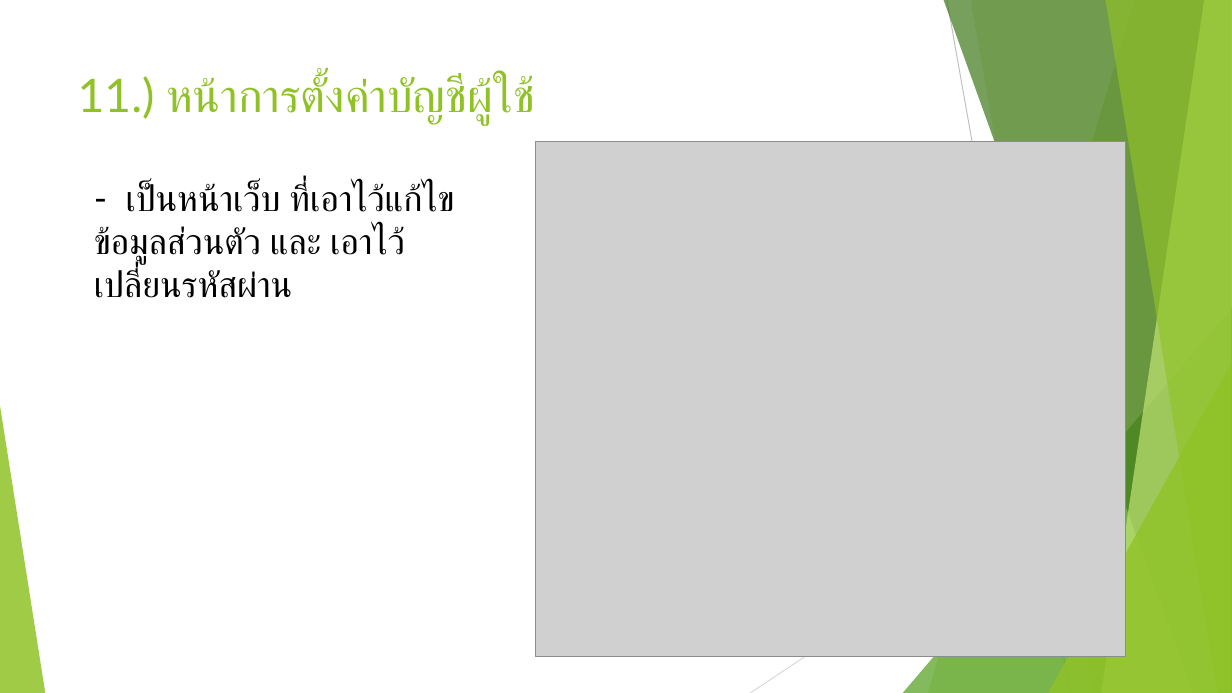
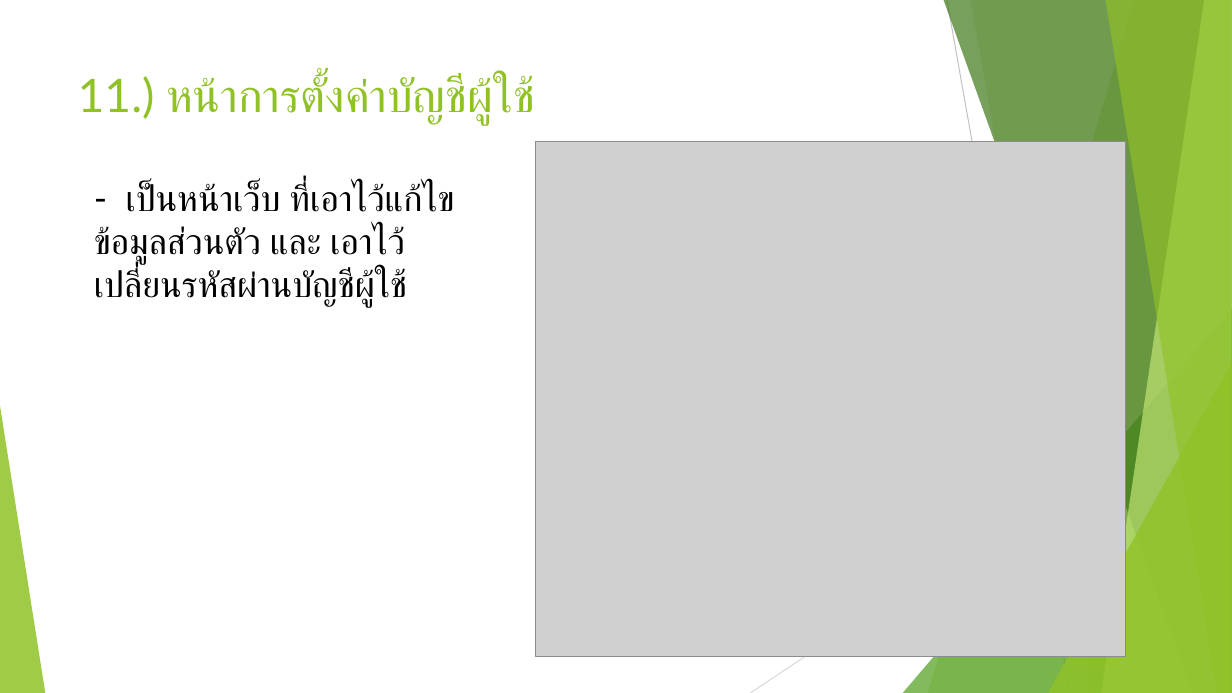
Before and after one commit to docxed/gracenotes, a slide deck: slide 15 of report/Database Present.pptx. Drawn at 1232x693 pixels with LibreOffice and Linux fonts; fonts in the diff are those of the drawing; grey boxes stand for pictures. Boxes give left, top, right and bottom in pixels: in the first picture for what was removed or moved away, otherwise in the second. Text is boxed around its words. In the diff, an @@ line names an element or a change of style, - is before the commit and + after.

```diff
--- a/report/Database Present.pptx
+++ b/report/Database Present.pptx
@@ text at [94, 183, 454, 307]: text changed @@
-- เป็นหน้าเว็บ ที่เอาไว้แก้ไขข้อมูลส่วนตัว และ เอาไว้เปลี่ยนรหัสผ่าน
+- เป็นหน้าเว็บ ที่เอาไว้แก้ไขข้อมูลส่วนตัว และ เอาไว้เปลี่ยนรหัสผ่านบัญชีผู้ใช้
```
Also in this commit, not shown: 9 other slides changed.
